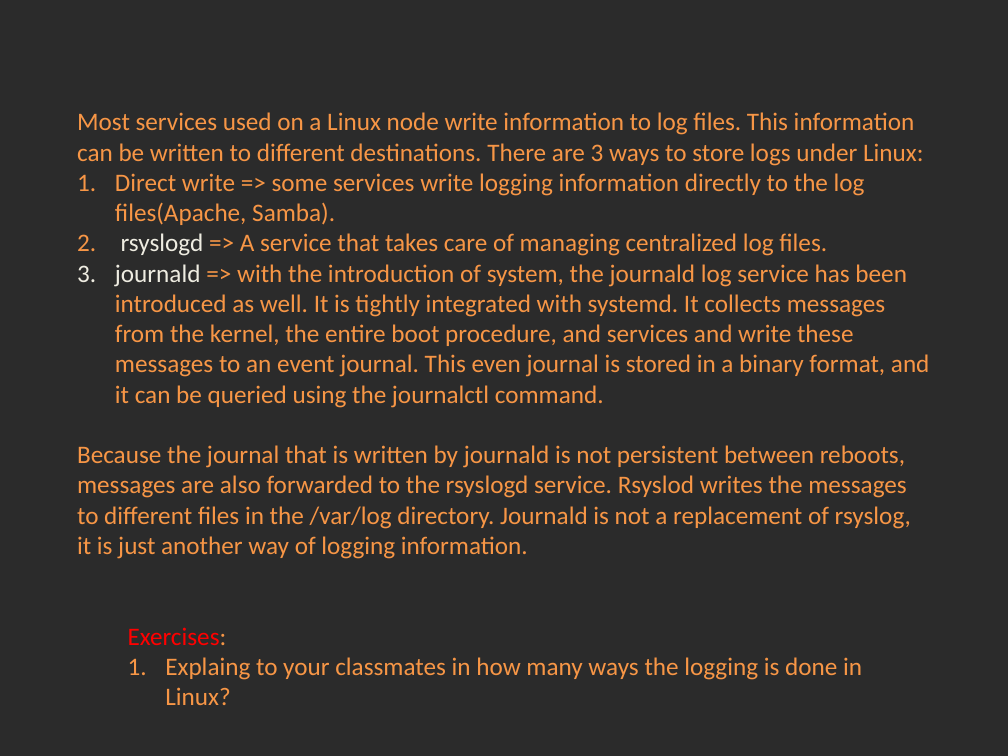
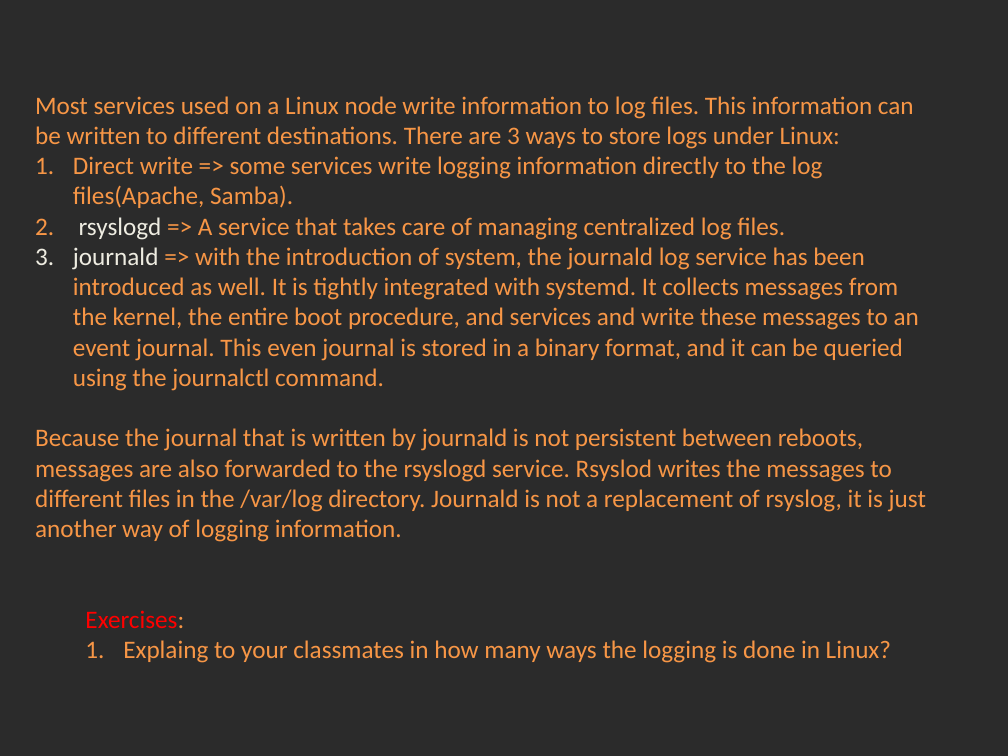
Before and after one commit to Academy-Soft-Intellect/Linux-Course, a slide deck: slide 1 of 11.Logging/11-Logging.pptx. Drawn at 1008x756 pixels with LibreOffice and Linux fonts; fonts in the diff are those of the drawing; background and template pictures are left out; a plain dark background stands for a picture behind light text. Boxes give left, top, right and bottom in pixels: in the first picture for what was removed or moved away, otherwise in the second. Text is boxed around its words. In the diff, an @@ line names an element or a change of style, - is before the commit and + after.

Commit message:
Samba

```diff
--- a/11.Logging/11-Logging.pptx
+++ b/11.Logging/11-Logging.pptx
@@ text "Most services used on a ..." rewrapped from box(77, 112, 930, 705) to box(35, 96, 926, 663) @@
```
Also in this commit, not shown: 2 other files.
